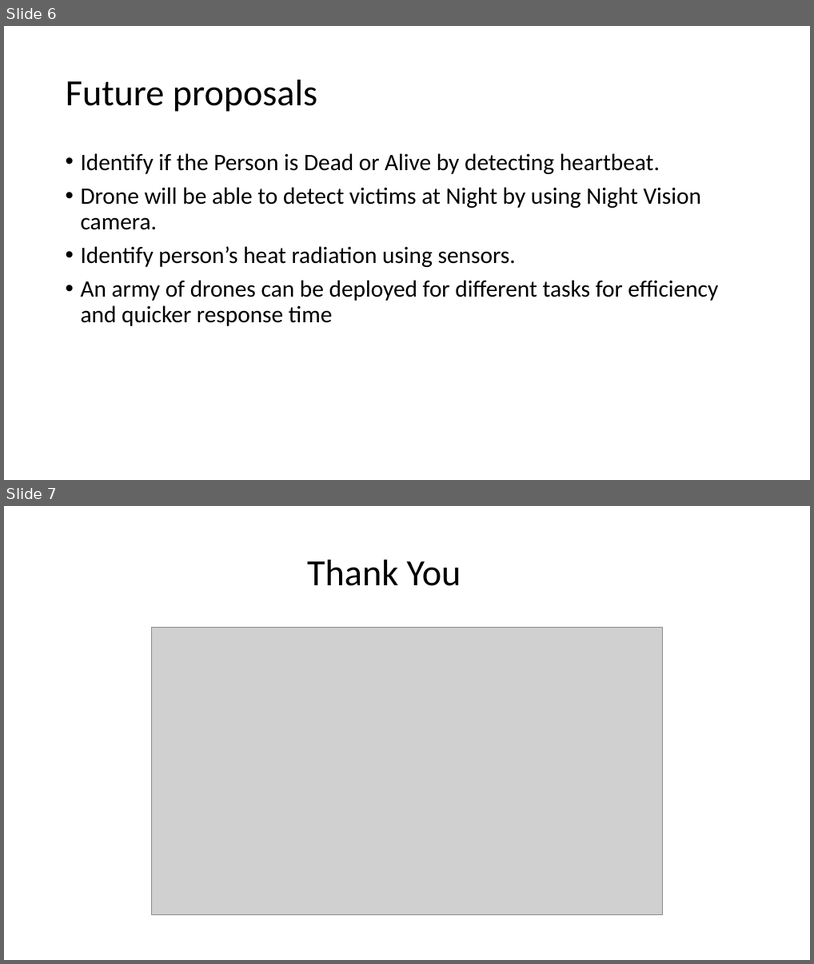
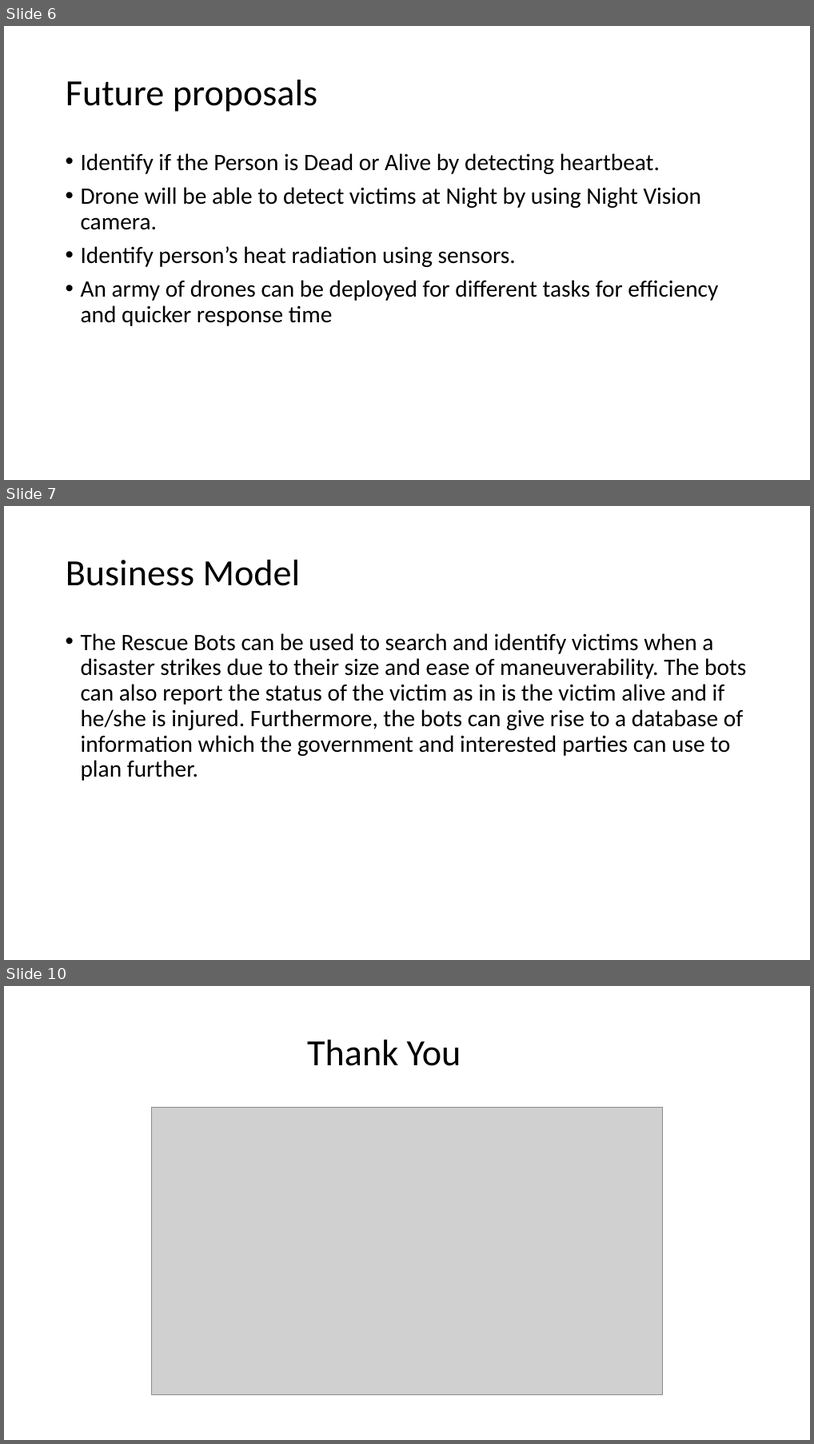
Before and after one commit to technicalrescuers/rescue_bots, a slide deck: RescueBots.ppt. Shown one above the other, each under a label of ours: slides 6 and 7 before the commit, slides 6, 7 and 10 after it; the slides between them are not shown. The pictures are 814x964 and 814x1444 pixels, drawn with LibreOffice and Linux fonts; fonts in the diff are those of the drawing; grey boxes stand for pictures. Boxes give left, top, right and bottom in pixels: in the first picture for what was removed or moved away, otherwise in the second. Text is boxed around its words. In the diff, an @@ line names an element or a change of style, - is before the commit and + after.

Commit message:
Updated ppt

```diff
--- a/RescueBots.ppt
+++ b/RescueBots.ppt
@@ slide 7 added at (4, 506, 810, 960), background #FFFFFF @@
@@ title added at (66, 560, 301, 586), 44 pt, text #000000 @@
+Business Model
@@ text added at (81, 633, 746, 780), 28 pt, text #000000 @@
+• The Rescue Bots can be used to search and identify victims when a disaster strikes due to their size and ease of maneuverability. The bots can also report the status of the victim as in is the victim alive and if he/she is injured. Furthermore, the bots can give rise to a database of information which the government and interested parties can use to plan further.
@@ what was slide 7 is now slide 10 @@
```
Also in this commit, not shown: 2 other slides added.
